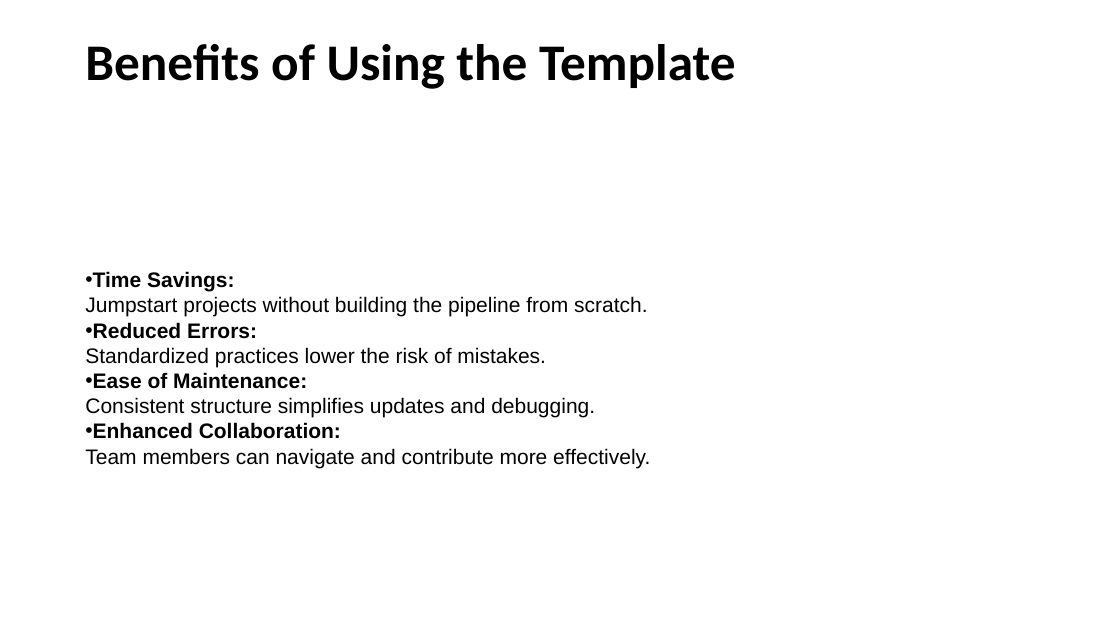
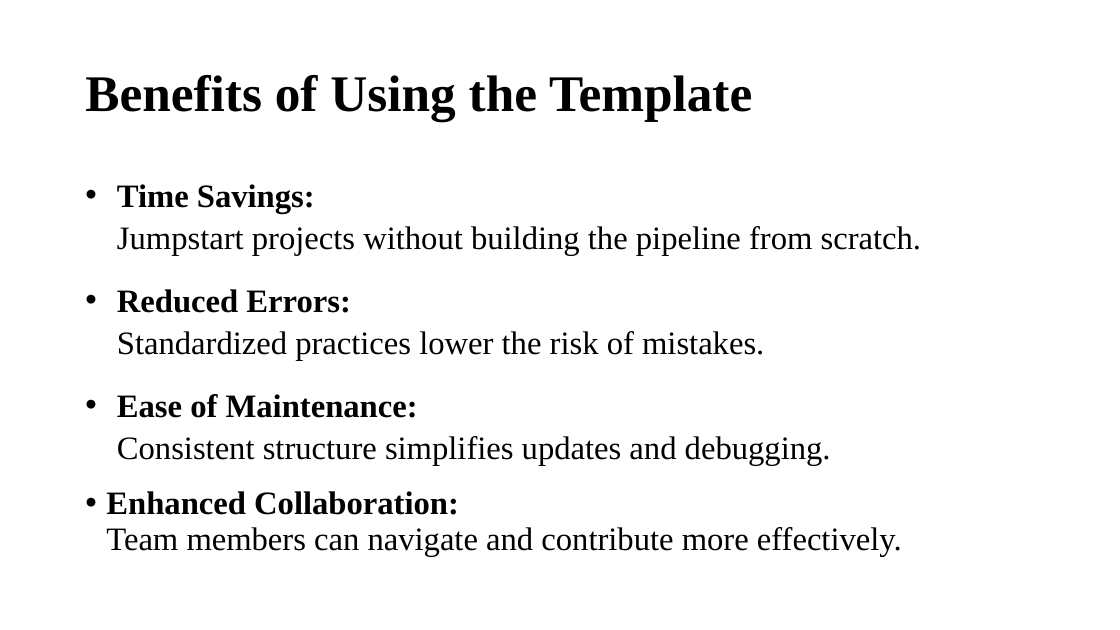
Before and after one commit to orbashangit/MlProjectTemplate, a slide deck: slide 10 of ML Pipeline Template Presentation.pptx (slide 11 before the commit). Drawn at 1120x630 pixels with LibreOffice and Linux fonts; fonts in the diff are those of the drawing. Boxes give left, top, right and bottom in pixels: in the first picture for what was removed or moved away, otherwise in the second. Text is boxed around its words. In the diff, an @@ line names an element or a change of style, - is before the commit and + after.

```diff
--- a/ML Pipeline Template Presentation.pptx
+++ b/ML Pipeline Template Presentation.pptx
@@ title "Benefits of Using the Template" at (x1=85, y1=75, x2=752, y2=121): font Calibri to Times New Roman @@
@@ text "Time Savings: Jumpstart projects without ..." at (x1=106, y1=184, x2=922, y2=556): size 18 to 28 pt, font Arial to Times New Roman; indent changed; line spacing 1 to 1.07; more space between paragraphs; line spacing 1 to 0.9; vertical alignment middle to top @@
```
Also in this commit, not shown: 9 other slides changed, 1 slide added, 2 slides removed.
